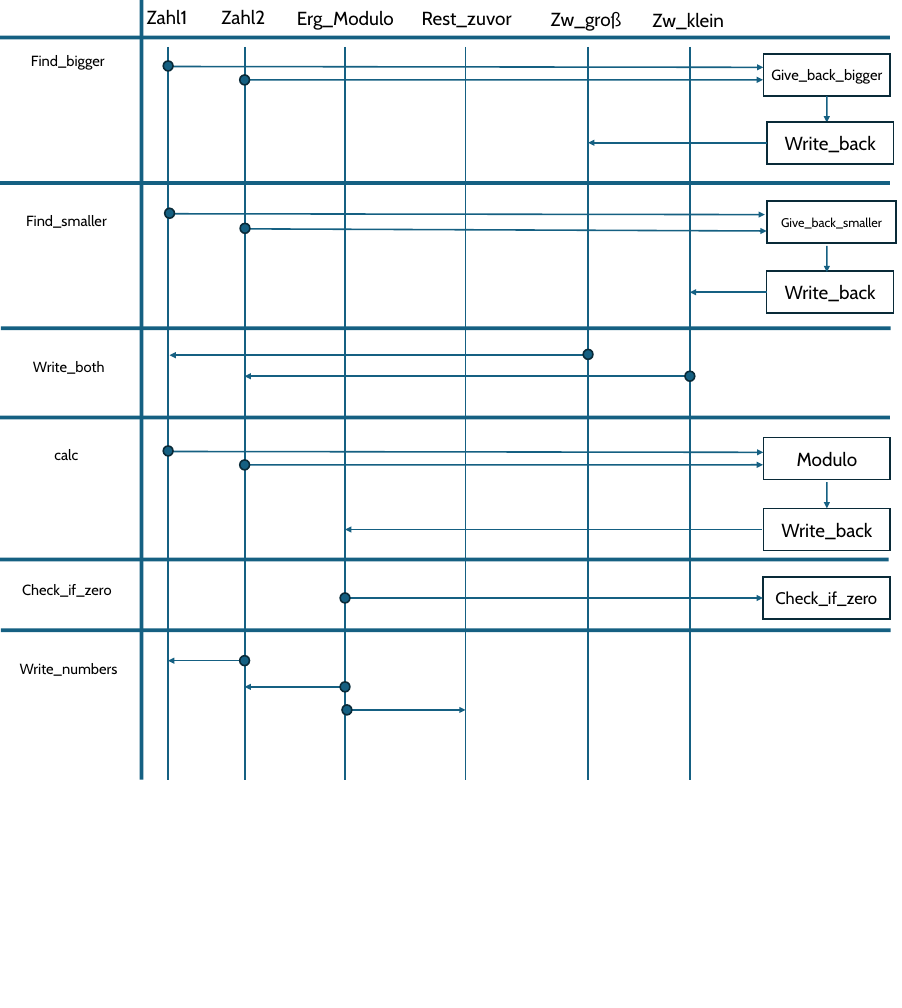
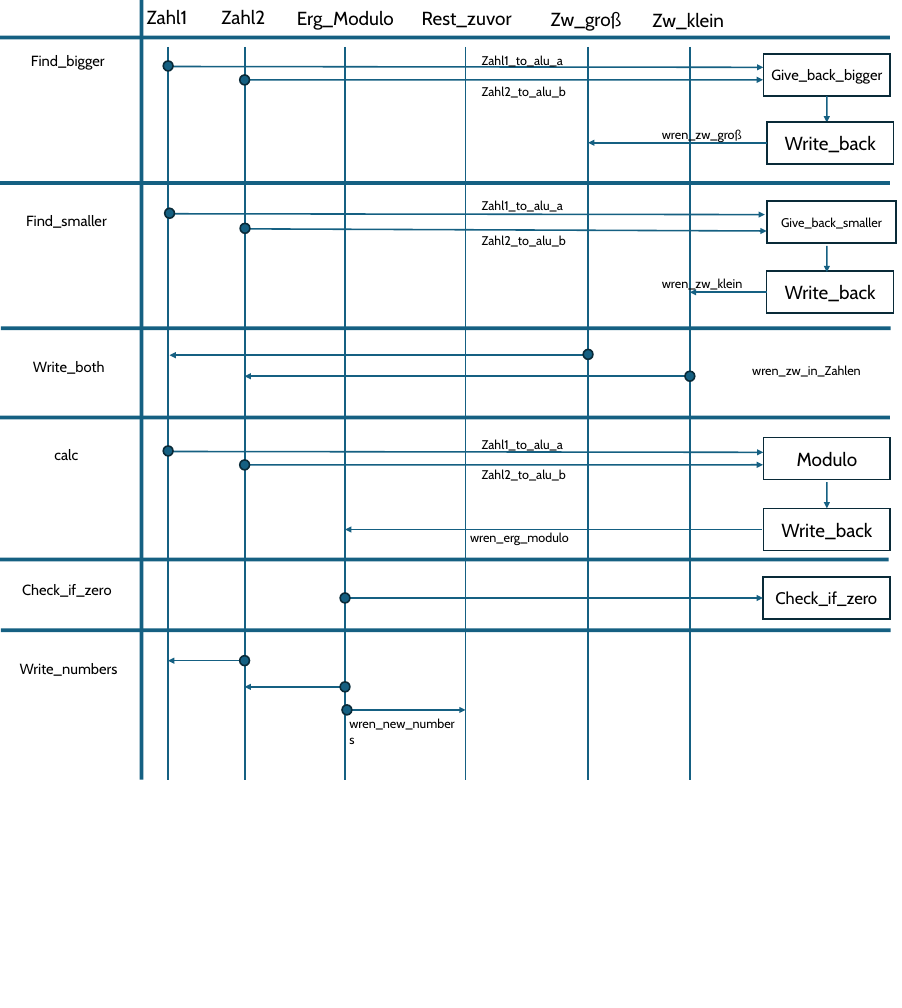
Before and after one commit to Johannes-Trummer/Schaltkreisentwurf_Projekt, a slide deck: slide 1 of Datenflussgraph.pptx. Drawn at 902x1008 pixels with LibreOffice and Linux fonts; fonts in the diff are those of the drawing. Boxes give left, top, right and bottom in pixels: in the first picture for what was removed or moved away, otherwise in the second. Text is boxed around its words. In the diff, an @@ line names an element or a change of style, - is before the commit and + after.

```diff
--- a/Datenflussgraph.pptx
+++ b/Datenflussgraph.pptx
@@ text added at (x1=482, y1=55, x2=563, y2=68), 12 pt, text #000000 @@
+Zahl1_to_alu_a
@@ text added at (x1=482, y1=86, x2=566, y2=98), 12 pt, text #000000 @@
+Zahl2_to_alu_b
@@ text added at (x1=662, y1=128, x2=742, y2=142), 12 pt, text #000000 @@
+wren_zw_groß
@@ text added at (x1=482, y1=200, x2=563, y2=214), 12 pt, text #000000 @@
+Zahl1_to_alu_a
@@ text added at (x1=482, y1=235, x2=566, y2=247), 12 pt, text #000000 @@
+Zahl2_to_alu_b
@@ text added at (x1=662, y1=277, x2=742, y2=291), 12 pt, text #000000 @@
+wren_zw_klein
@@ text added at (x1=752, y1=365, x2=861, y2=377), 12 pt, text #000000 @@
+wren_zw_in_Zahlen
@@ text added at (x1=482, y1=439, x2=563, y2=452), 12 pt, text #000000 @@
+Zahl1_to_alu_a
@@ text added at (x1=482, y1=469, x2=566, y2=481), 12 pt, text #000000 @@
+Zahl2_to_alu_b
@@ text added at (x1=470, y1=532, x2=569, y2=545), 12 pt, text #000000 @@
+wren_erg_modulo
@@ text added at (x1=349, y1=718, x2=454, y2=730), 12 pt, text #000000 @@
+wren_new_numbers
```
Also in this commit, not shown: 7 other files.
